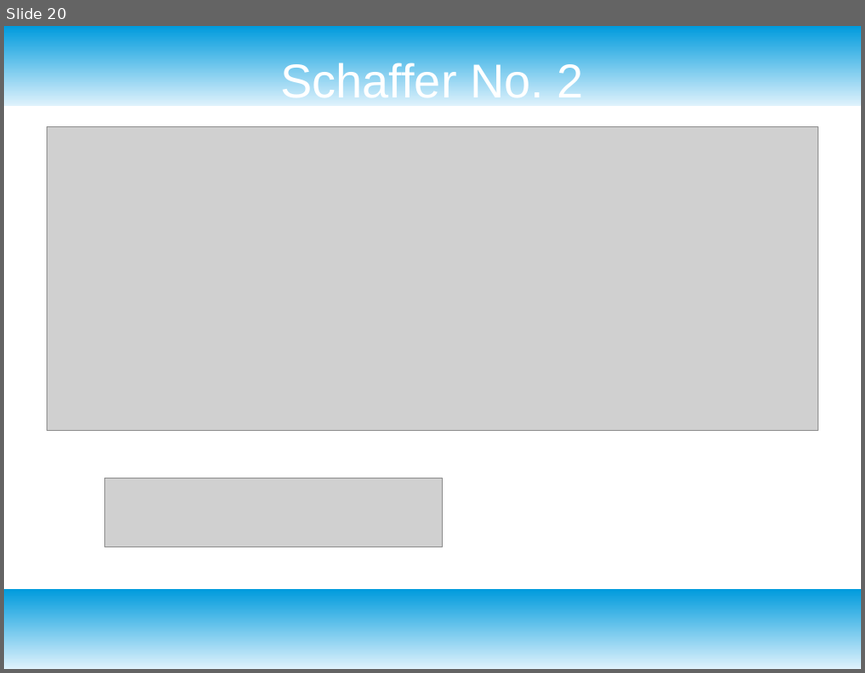
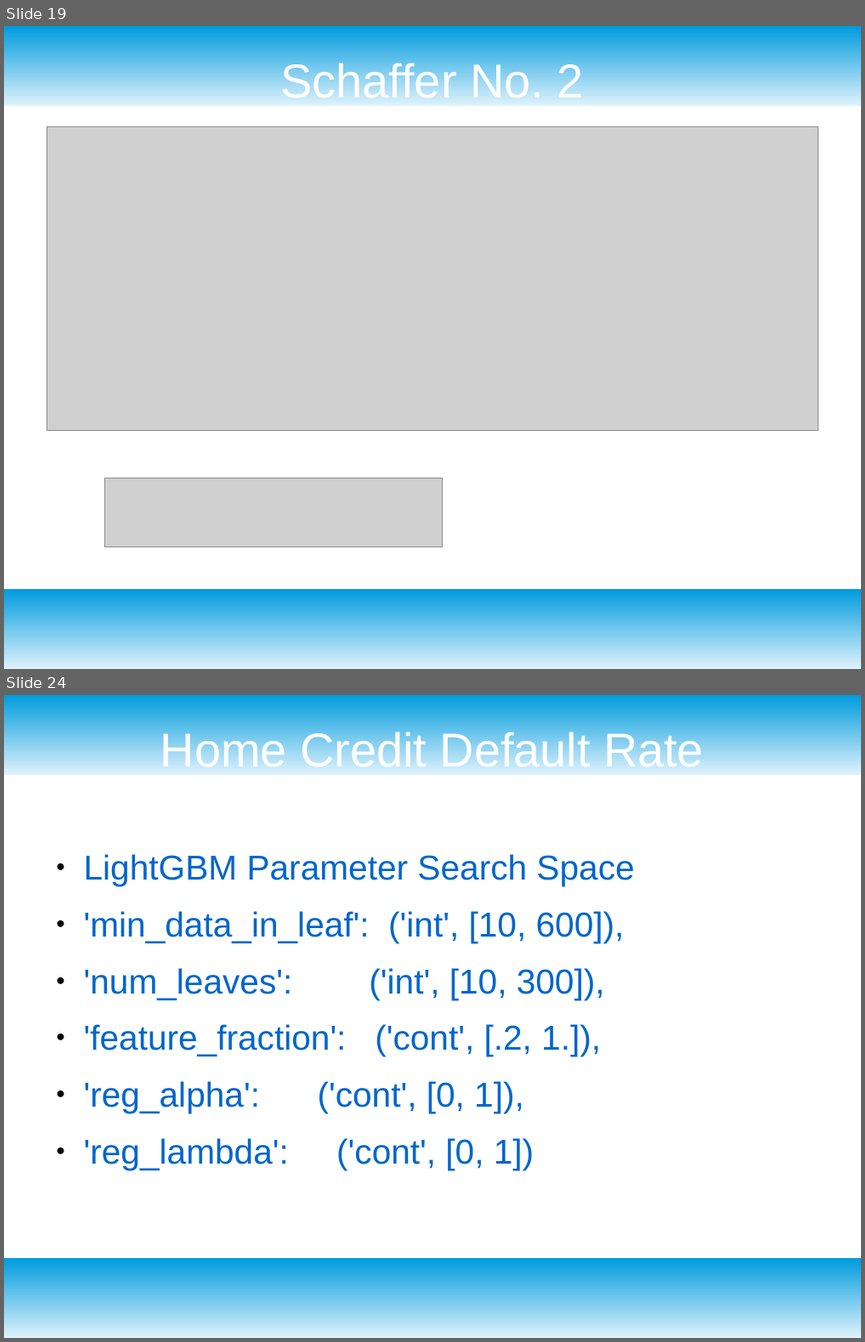
Before and after one commit to dataronio/ThinkfulCapstone, a slide deck: CapstoneDeck.odp. Shown one above the other, each under a label of ours: slide 20 before the commit, slides 19 and 24 after it; the slides between them are not shown. The pictures are 865x673 and 865x1342 pixels, drawn with LibreOffice and Linux fonts; fonts in the diff are those of the drawing; grey boxes stand for pictures. Boxes give left, top, right and bottom in pixels: in the first picture for what was removed or moved away, otherwise in the second. Text is boxed around its words. In the diff, an @@ line names an element or a change of style, - is before the commit and + after.

```diff
--- a/CapstoneDeck.odp
+++ b/CapstoneDeck.odp
@@ slide 24 added at <box>4,695,861,1338</box>, background #FFFFFF; not listed: 2 template elements that a slide beside it also shows @@
@@ title added at <box>160,729,704,767</box>, 44 pt, text #FFFFFF @@
+Home Credit Default Rate
@@ text added at <box>84,854,634,1170</box>, 32 pt, text #0066CC @@
+● LightGBM Parameter Search Space
+● 'min_data_in_leaf': ('int', [10, 600]),
+● 'num_leaves': ('int', [10, 300]),
+● 'feature_fraction': ('cont', [.2, 1.]),
+● 'reg_alpha': ('cont', [0, 1]),
+● 'reg_lambda': ('cont', [0, 1])
@@ what was slide 20 is now slide 19 @@
```
Also in this commit, not shown: 1 slide changed, 5 other slides added, 3 slides removed, 1 other file.
